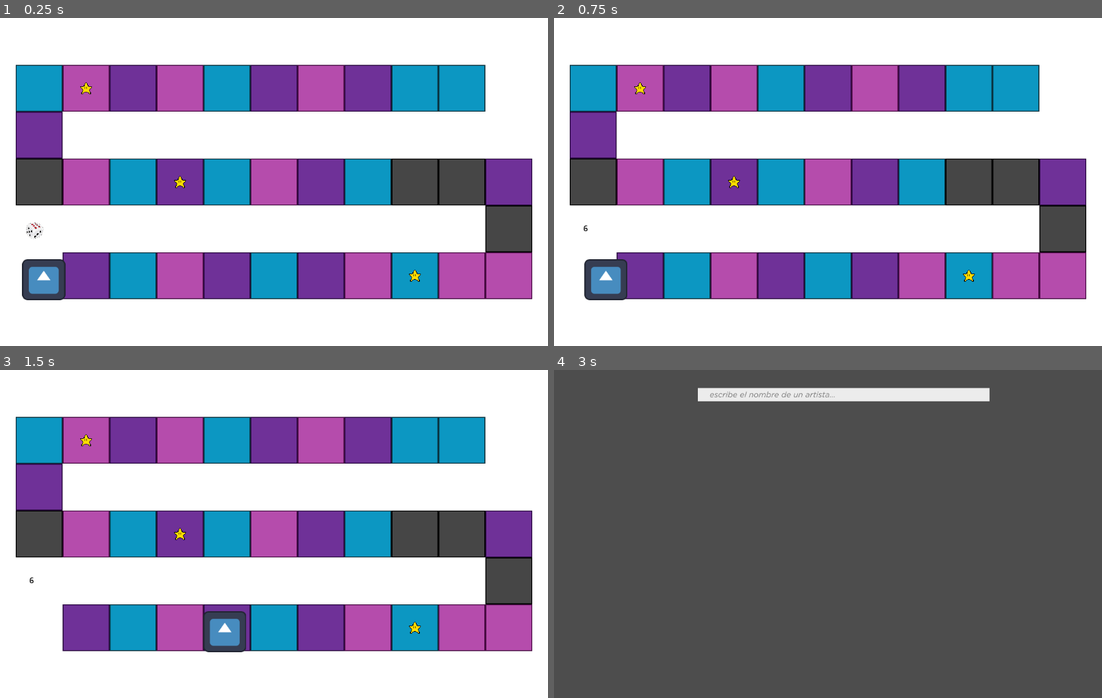
Above: before the commit, frames 1-4 (two rows, left to right).
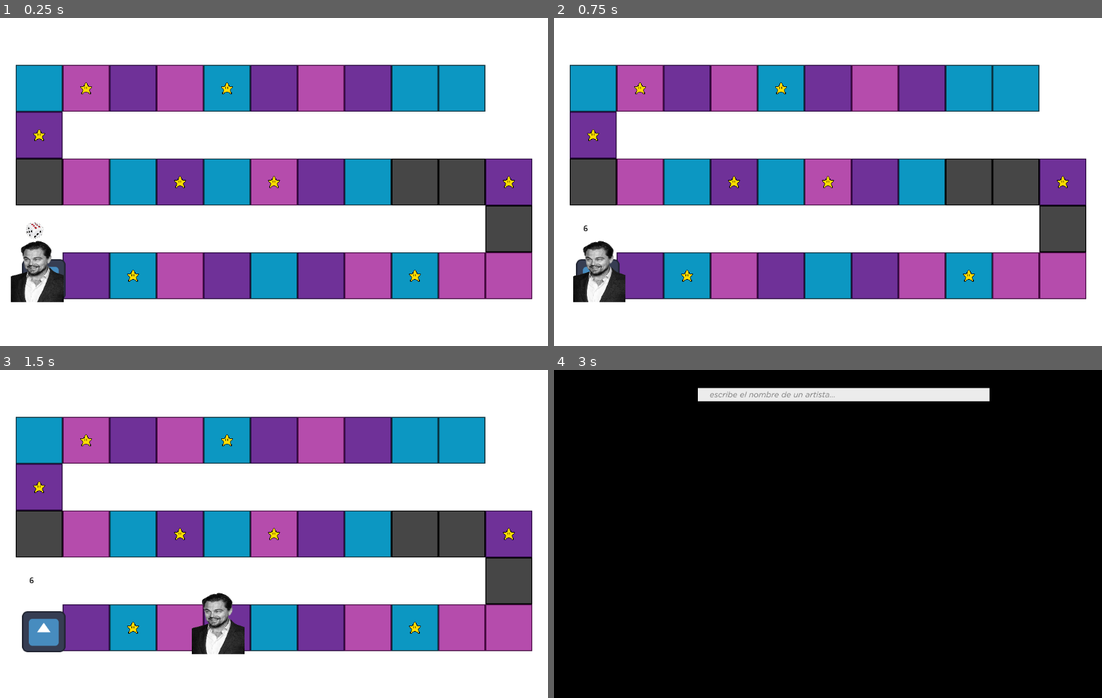
Above: after the commit, the same moments.

Repository: tobiaseugenio/SPOTLE-flores-lesertesseur-tedesco
Game: Godot game, scene res://scenes/tablero.tscn
Same seed, same stepped clock (60 frames per second), same inputs: the game is played once before the commit and once after it. The engine's default icon, where the game draws it, is replaced by a stand-in: a white triangle on a blue panel in a dark square.
Inputs (mouse positions are in pixels of both pictures, inside the frame that each line leads up to):
- Up to frame 1 (0.25 s): no input
- Up to frame 2 (0.75 s): tap Enter at 0.5 s; drag from (586, 231) to (882, 109) at 0.52 s
- Up to frame 3 (1.5 s): drag from (164, 550) to (32, 583) at 1.27 s
- Up to frame 4 (3 s): move the mouse to (882, 461) at 2.02 s; click (882, 461) at 2.17 s; click "música" at 2.75 s

The runs differ from the first frame. In frame 1, 1.5% of the frame differs, in the area x 1-94%, y 19-87%; in frame 2, 1.7%; in frame 3, 2.6%; in frame 4, 98%, in the area x 0-100%, y 0-100%.

Commit message:
gestionando turnos por jugador y distintos casilleros

Diff:
--- a/project.godot
+++ b/project.godot
@@ -12,7 +12,7 @@
 
 config/name="spotle"
 run/main_scene="uid://dgjcwj6ruyn3s"
-config/features=PackedStringArray("4.7", "Forward Plus")
+config/features=PackedStringArray("4.6", "Forward Plus")
 config/icon="res://icon.svg"
 
 [autoload]
@@ -20,6 +20,7 @@
 SelectorArtista="*uid://cjtjr8h85qwm1"
 ModoJuego="*uid://lyball5plkdp"
 Moviesframed="*uid://duxejddm3cj88"
+GestorJuego="*uid://tb6y111u0kqy"
 
 [display]
 
--- /dev/null
+++ b/scenes/player_2.tscn
@@ -0,0 +1,10 @@
+[gd_scene format=3 uid="uid://c6478qq7675c8"]
+
+[ext_resource type="Texture2D" uid="uid://diaj5cg3p7mo5" path="res://ui/assets/dicaprio.png" id="1_l6tho"]
+
+[node name="player_2" type="Node2D" unique_id=1682792202]
+
+[node name="Sprite2D" type="Sprite2D" parent="." unique_id=37747192]
+position = Vector2(-2, -20.25)
+scale = Vector2(0.3733333, 0.2988889)
+texture = ExtResource("1_l6tho")
--- a/scenes/spotle/fila_intento.tscn
+++ b/scenes/spotle/fila_intento.tscn
@@ -2,9 +2,7 @@
 
 [ext_resource type="PackedScene" uid="uid://bvaxf3fmctdcr" path="res://scenes/spotle/cuadrado_info.tscn" id="1_e5fvt"]
 [ext_resource type="Script" uid="uid://bixnc8nuqiuh1" path="res://scripts/spotle/fila_intento.gd" id="1_w5u6q"]
-
-[sub_resource type="StyleBoxFlat" id="StyleBoxFlat_w5u6q"]
-corner_detail = 15
+[ext_resource type="FontFile" uid="uid://c8heljnb767l7" path="res://ui/fonts/Gotham-Bold.otf" id="2_6hfwe"]
 
 [node name="filaIntento" type="VBoxContainer" unique_id=1097431565]
 offset_right = 411.5
@@ -19,13 +17,10 @@
 theme_override_constants/separation = 16
 alignment = 1
 
-[node name="Panel" type="Panel" parent="HBoxContainer" unique_id=1076117802]
-custom_minimum_size = Vector2(50, 50)
-layout_mode = 2
-theme_override_styles/panel = SubResource("StyleBoxFlat_w5u6q")
-
 [node name="Label" type="Label" parent="HBoxContainer" unique_id=1348483454]
 layout_mode = 2
+theme_override_fonts/font = ExtResource("2_6hfwe")
+theme_override_font_sizes/font_size = 24
 text = "NOMBRE ARTISTA"
 
 [node name="GridContainer" type="GridContainer" parent="." unique_id=892182606]
--- a/scenes/spotle/fila_intento_p.tscn
+++ b/scenes/spotle/fila_intento_p.tscn
@@ -2,10 +2,9 @@
 
 [ext_resource type="Script" uid="uid://b04v0prrgf3cq" path="res://scripts/spotle/fila_intento_p.gd" id="1_5qrro"]
 [ext_resource type="PackedScene" uid="uid://bvaxf3fmctdcr" path="res://scenes/spotle/cuadrado_info.tscn" id="2_5qrro"]
+[ext_resource type="FontFile" uid="uid://c8heljnb767l7" path="res://ui/fonts/Gotham-Bold.otf" id="2_cpngc"]
+[ext_resource type="FontFile" uid="uid://c1pcwpafxkumy" path="res://ui/fonts/Gotham-Light.otf" id="3_0ne2y"]
 [ext_resource type="PackedScene" uid="uid://dri21wxdny70q" path="res://scenes/spotle/cuadrado_info_p.tscn" id="3_5qrro"]
-
-[sub_resource type="StyleBoxFlat" id="StyleBoxFlat_w5u6q"]
-corner_detail = 15
 
 [node name="filaIntentoP" type="VBoxContainer" unique_id=1097431565]
 offset_right = 411.5
@@ -20,18 +19,17 @@
 theme_override_constants/separation = 16
 alignment = 1
 
-[node name="Panel" type="Panel" parent="HBoxContainer" unique_id=1076117802]
-custom_minimum_size = Vector2(50, 50)
-layout_mode = 2
-theme_override_styles/panel = SubResource("StyleBoxFlat_w5u6q")
-
 [node name="Label" type="Label" parent="HBoxContainer" unique_id=1348483454]
 layout_mode = 2
-text = "NOMBRE ARTISTA"
+theme_override_fonts/font = ExtResource("2_cpngc")
+theme_override_font_sizes/font_size = 24
+text = "NOMBRE PELICULA"
 
 [node name="Label2" type="Label" parent="HBoxContainer" unique_id=3303190]
 layout_mode = 2
+theme_override_fonts/font = ExtResource("3_0ne2y")
 text = "|  CLASIFICACION"
+vertical_alignment = 1
 
 [node name="GridContainer" type="GridContainer" parent="." unique_id=892182606]
 layout_mode = 2
--- a/scenes/spotle/spotle.tscn
+++ b/scenes/spotle/spotle.tscn
@@ -21,6 +21,13 @@
 grow_horizontal = 2
 grow_vertical = 2
 script = ExtResource("1_f0h64")
+
+[node name="ColorRect" type="ColorRect" parent="." unique_id=1574549416]
+layout_mode = 0
+offset_top = -25.0
+offset_right = 1138.0
+offset_bottom = 674.0
+color = Color(0, 0, 0, 1)
 
 [node name="VBoxContainer" type="VBoxContainer" parent="." unique_id=119045525]
 layout_mode = 1
--- a/scenes/tablero.tscn
+++ b/scenes/tablero.tscn
@@ -9,6 +9,7 @@
 [ext_resource type="Texture2D" uid="uid://bpq0egbgq63o5" path="res://ui/assets/framed.png" id="5_qd15a"]
 [ext_resource type="Texture2D" uid="uid://bqqhf63nvc7hp" path="res://ui/assets/harmonies.png" id="6_glehf"]
 [ext_resource type="Texture2D" uid="uid://cwmhksrx6au7h" path="res://ui/assets/spotle.png" id="7_s18i8"]
+[ext_resource type="PackedScene" uid="uid://c6478qq7675c8" path="res://scenes/player_2.tscn" id="9_dmhic"]
 
 [sub_resource type="TileSetAtlasSource" id="TileSetAtlasSource_15a0m"]
 texture = ExtResource("1_1fh1m")
@@ -300,7 +301,7 @@
 [node name="estrellas" type="TileMapLayer" parent="." unique_id=946824659]
 position = Vector2(-1.9073486e-06, 0)
 scale = Vector2(1.0000001, 1)
-tile_map_data = PackedByteArray("AAAaABAAAAAAAAAAAAALAAoAAAAAAAAAAAAFAAQAAAAAAAAAAAA=")
+tile_map_data = PackedByteArray("AAAaABAAAAAAAAAAAAALAAoAAAAAAAAAAAAFAAQAAAAAAAAAAAARAAoAAAAAAAAAAAAOAAQAAAAAAAAAAAACAAcAAAAAAAAAAAAIABAAAAAAAAAAAAAgAAoAAAAAAAAAAAA=")
 tile_set = SubResource("TileSet_dmhic")
 
 [node name="Path2D" type="Path2D" parent="." unique_id=233549036]
@@ -317,5 +318,7 @@
 [node name="PathFollow2D-P2" type="PathFollow2D" parent="Path2D" unique_id=273673007]
 position = Vector2(63.959618, 535.29236)
 
+[node name="player_2" parent="Path2D/PathFollow2D-P2" unique_id=1682792202 instance=ExtResource("9_dmhic")]
+
 [node name="dado" parent="." unique_id=269272119 instance=ExtResource("4_4sva1")]
 position = Vector2(71, 436)
--- a/scripts/dado.gd
+++ b/scripts/dado.gd
@@ -19,7 +19,7 @@
 
 func tirarDado():
 	dadoFueTirado = true
-	var numRandom = randi_range(5, 6)
+	var numRandom = randi_range(1, 6)
 
 	spriteDado.visible = false
 	colorRect.visible = true
--- a/scripts/decidir_spotle.gd
+++ b/scripts/decidir_spotle.gd
@@ -1,7 +1,6 @@
 extends Control
+signal juegoTerminado(gano: bool)
 
-
-# Called when the node enters the scene tree for the first time.
 func _ready() -> void:
 	pass # Replace with function body.
 
@@ -13,13 +12,20 @@
 
 func _on_btn_musica_pressed() -> void:
 	ModoJuego.modo = "musica"
-	get_tree().change_scene_to_file("res://scenes/spotle/spotle.tscn")
+	var juego = preload("res://scenes/spotle/spotle.tscn").instantiate()
+	juego.juegoTerminado.connect(_on_juego_terminado_recibido)
+	add_child(juego)
 
 
 func _on_btn_pelis_pressed() -> void:
 	ModoJuego.modo = "pelis"
-	get_tree().change_scene_to_file("res://scenes/spotle/spotle.tscn")
-
+	var juego = preload("res://scenes/spotle/spotle.tscn").instantiate()
+	juego.juegoTerminado.connect(_on_juego_terminado_recibido)
+	add_child(juego)
 
 func _on_como_jugar_pressed() -> void:
 	get_tree().change_scene_to_file("res://scenes/spotle/explicacionSpotle.tscn")
+
+func _on_juego_terminado_recibido(gano: bool):
+	juegoTerminado.emit(gano)
+	queue_free()
--- a/scripts/framed/framed.gd
+++ b/scripts/framed/framed.gd
@@ -2,6 +2,9 @@
 
 var pelicula_actual: Dictionary
 var frame_actual := 0
+
+var intentosMaximos = 5
+signal juegoTerminado(gano: bool)
 
 func _ready():
 	for i in range(6):
@@ -47,8 +50,10 @@
 func juego_terminado(gano: bool):
 	if gano:
 		print("Ganaste!")
+		juegoTerminado.emit(true)
 	else:
 		print("Perdiste - era: ", pelicula_actual["titulo"])
+		juegoTerminado.emit(false)
 
 
 func actualizar_sugerencias(texto: String):
--- /dev/null
+++ b/scripts/gestor_juego.gd
@@ -0,0 +1,7 @@
+extends Node
+var turnoP1 = true
+var ganoElJuego = false
+var turnosRestantes: int = 3
+var posicionP1: int = 0
+var posicionP2: int = 0
+var intentosExtra: int = 0
--- a/scripts/spotle/cuadrado_info.gd
+++ b/scripts/spotle/cuadrado_info.gd
@@ -10,6 +10,8 @@
 
 func _ready():
 	nuevoEstilo = get_theme_stylebox("panel").duplicate()
+	if ModoJuego.modo == "pelis":
+		labelResultado.add_theme_font_size_override("font_size", 20)
 
 func estuvoCerca() -> void:
 	nuevoEstilo.bg_color = COLOR_AMARILLO
--- a/scripts/spotle/spotle.gd
+++ b/scripts/spotle/spotle.gd
@@ -8,7 +8,9 @@
 var listaItems
 var artistaSecreto: Dictionary
 var intentos = 0
+var intentosMaximos = 10
 var artistasIntentados: Array = []
+signal juegoTerminado(gano: bool)
 
 func _ready():
 	if ModoJuego.modo == "pelis":
@@ -19,6 +21,10 @@
 		escenaFila = preload("res://scenes/spotle/fila_intento.tscn")
 		listaItems = Artistas.LISTA_ARTISTAS
 		artistaSecreto = SelectorArtista.elegirArtista()
+
+	intentosMaximos += GestorJuego.intentosExtra
+	GestorJuego.intentosExtra = 0
+
 	lista.hide()
 	$intentado.hide()
 	$ganasteCartel.hide()
@@ -48,9 +54,11 @@
 
 	if nombre == artistaSecreto["nombre"]:
 		$ganasteCartel.show()
-	elif intentos >= 10:
-		$perdisteCartel.show()
-		$perdisteCartel.mostrarNombreSecreto(artistaSecreto["nombre"])
+		GestorJuego.ganoElJuego = true
+		get_tree().change_scene_to_file("res://scenes/tablero.tscn")
+		juegoTerminado.emit(true)
+		queue_free()
+		return
 
 	if nombre in artistasIntentados:
 		$intentado.show()
@@ -76,3 +84,12 @@
 
 	barraBusq.text = ""
 	lista.hide()
+
+	if intentos >= intentosMaximos:
+		$perdisteCartel.show()
+		await get_tree().create_timer(2.0).timeout
+		GestorJuego.ganoElJuego = false
+		get_tree().change_scene_to_file("res://scenes/tablero.tscn")
+		juegoTerminado.emit(false)
+		queue_free()
+		return
--- a/scripts/tablero.gd
+++ b/scripts/tablero.gd
@@ -1,35 +1,89 @@
 extends Node2D
 
 @onready var pathFollow_p1 = $"Path2D/PathFollow2D-P1"
+@onready var pathFollow_p2 = $"Path2D/PathFollow2D-P2"
 var casilleroActual: int = 0
+var casilleroAnterior: int = 0
+var turnoP1: bool = true
+var turnoP2: bool = false
+var turnosJugados: int = 0
+var pathActivo
 
 const CASILLEROS = [
-	"normal", "spotle", "framed", "harmonies", "spotle", "framed", "spotle", "harmonies", "framed",
-	"harmonies", "harmonies", "malo", "spotle", "malo", "malo", "framed", "spotle", "harmonies",
-	"framed", "spotle", "framed", "harmonies", "malo", "spotle", "framed", "harmonies", "spotle",
-	"harmonies", "framed", "spotle", "harmonies", "spotle", "framed", "framed" ]
+	"normal", "spotle", "framedEstrella", "harmonies", "spotle", "framed", "spotle", "harmonies", "framedEstrella",
+	"harmonies", "harmonies", "malo", "spotleEstrella", "malo", "malo", "framed", "spotle", "harmoniesEstrella",
+	"framed", "spotleEstrella", "framed", "harmonies", "malo", "spotleEstrella", "framed", "harmoniesEstrella", "spotle",
+	"harmonies", "framedEstrella", "spotle", "harmonies", "spotle", "framed", "framed" ]
 const TAM_PXS = 32
 const TAM_CASILLERO = TAM_PXS * 3#pq por ahora ocupa 3 cuadrados cada casillerito
 
 func _ready():
-	pathFollow_p1.progress = 0
+	turnoP1 = GestorJuego.turnoP1
+	if !GestorJuego.ganoElJuego:
+		turnoP1 = !turnoP1
+		GestorJuego.turnoP1 = turnoP1
+		GestorJuego.turnosRestantes = 3
 	$dado.dado_tirado.connect(_on_dado_dado_tirado)
+	casilleroActual = GestorJuego.posicionP1 if turnoP1 else GestorJuego.posicionP2
+	pathFollow_p1.progress = GestorJuego.posicionP1 * TAM_CASILLERO
+	pathFollow_p2.progress = GestorJuego.posicionP2 * TAM_CASILLERO
 
 func _on_dado_dado_tirado(resultado: int):
 	print("el dado sacó un: ", resultado)
 	moverJugador(resultado)
 
+func evaluarCasillero(tipo: String):
+	if tipo == "malo":
+		var rutas = ["res://scenes/spotle/spotle.tscn", "res://scenes/framed/framed.tscn" ]
+		var minijuego = load(rutas.pick_random()).instantiate()
+		minijuego.juegoTerminado.connect(_on_perdiste_malo)
+		add_child(minijuego)
+	elif "Estrella" in tipo:
+		if tipo == "spotleEstrella":
+			GestorJuego.intentosExtra = 3
+			get_tree().change_scene_to_file("res://scenes/spotle/decidirSpotle.tscn")
+	elif tipo == "spotle":
+		get_tree().change_scene_to_file("res://scenes/spotle/decidirSpotle.tscn")
+	elif tipo == "framed":
+		get_tree().change_scene_to_file("res://scenes/framed/framed.tscn")
+	elif tipo == "harmonies":
+		get_tree().change_scene_to_file("res://scenes/harmonies/harmonies.tscn")
+
+	GestorJuego.turnosRestantes -= 1
+	if GestorJuego.turnosRestantes == 0:
+		GestorJuego.turnoP1 = !turnoP1
+
 func moverJugador(num: int):
+	casilleroAnterior = casilleroActual
 	casilleroActual = min(casilleroActual + num, 32)
 	var distanciaPxs = num * (TAM_CASILLERO)
-	var destino = pathFollow_p1.progress + distanciaPxs
 
+	if turnoP1:
+		GestorJuego.posicionP1 = casilleroActual
+	else:
+		GestorJuego.posicionP2 = casilleroActual
+
+	var pathActivo = pathFollow_p1 if turnoP1 else pathFollow_p2
+	var destino = pathActivo.progress + distanciaPxs
 	var tween = create_tween()
-	# aceleración y desaceleración suave
 	tween.set_trans(Tween.TRANS_SINE)
 	tween.set_ease(Tween.EASE_IN_OUT)
-	tween.tween_property(pathFollow_p1, "progress", destino, 1.5)
+	tween.tween_property(pathActivo, "progress", destino, 1.5)
 	await tween.finished
-	print(str(casilleroActual))
-	if CASILLEROS[casilleroActual] == "spotle":
-		get_tree().change_scene_to_file("res://scenes/spotle/decidirSpotle.tscn")
+
+	var tipoCasillero = CASILLEROS[casilleroActual]
+	evaluarCasillero(tipoCasillero)
+
+func _on_perdiste_malo(gano: bool):
+	if !gano:
+		casilleroActual = casilleroAnterior
+		var destino = casilleroActual * TAM_CASILLERO
+		var pathActivo = pathFollow_p1 if turnoP1 else pathFollow_p2
+
+		var tween = create_tween()
+		tween.tween_property(pathActivo, "progress", destino, 1.0)
+
+func _on_juego_terminado(gano: bool):
+	if !gano:
+		turnoP1 = !turnoP1
+		GestorJuego.turnosRestantes = 3
Not shown, added: scripts/gestor_juego.gd.uid
